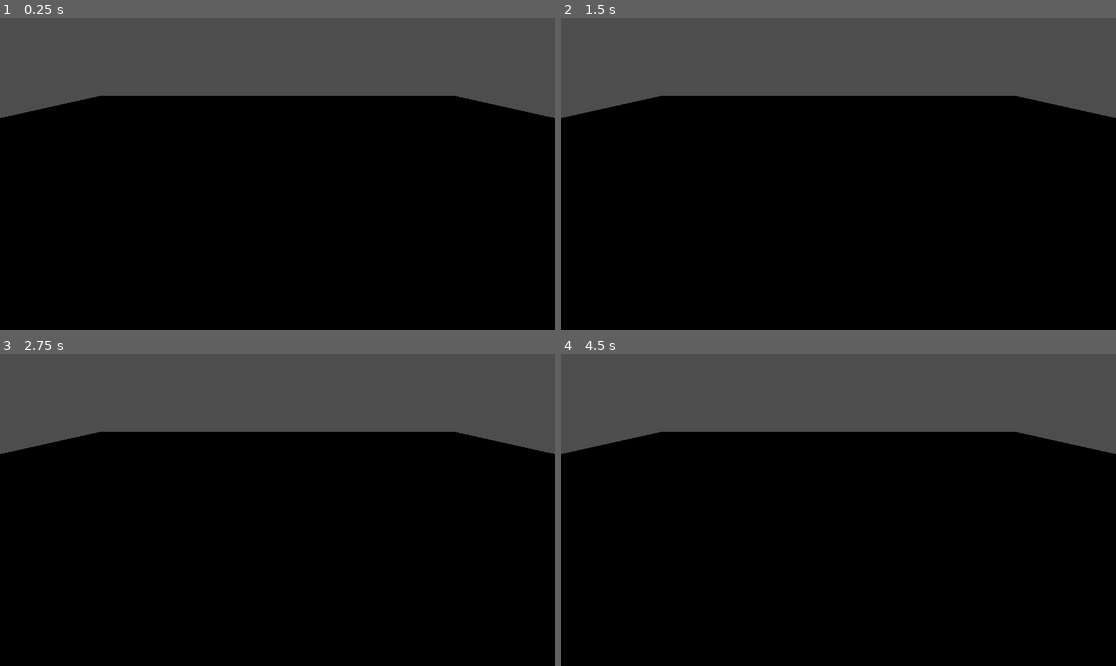
Above: before the commit, frames 1-4 (two rows, left to right).
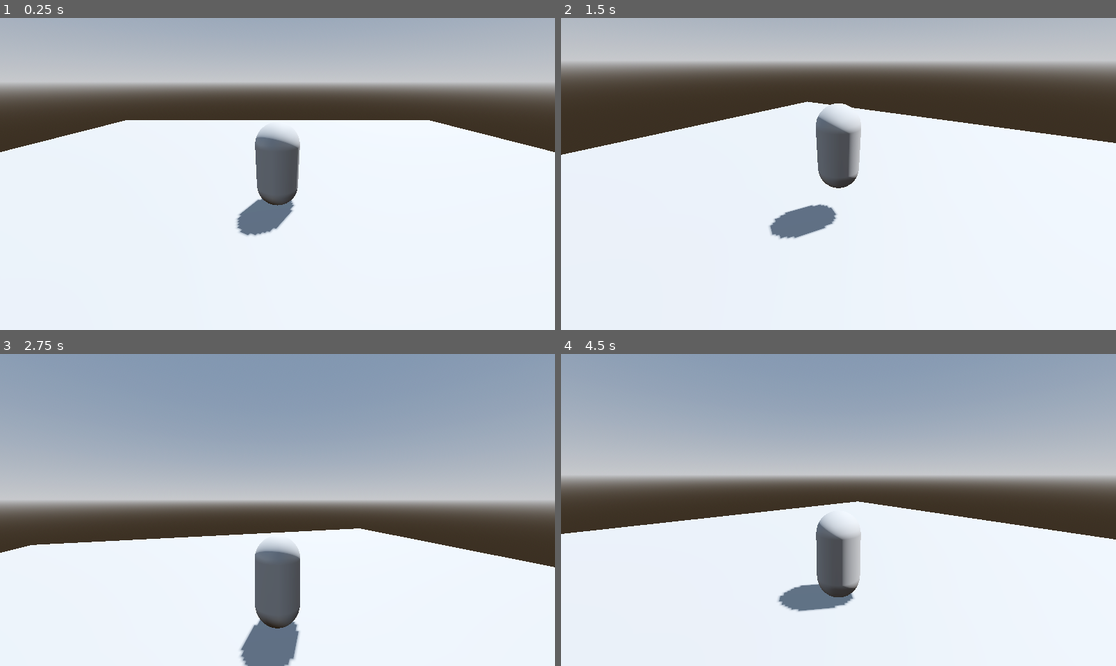
Above: after the commit, the same moments.

Repository: akulkarni3472/GodotPS1HorrorGame
Game: Godot game, scene res://Levels/level1/level1-1.tscn
The game is run twice, just before and just after one commit, with the same random seed, the same clock (stepped at 60 frames per second) and the same inputs.
Inputs (mouse positions are in pixels of both pictures, inside the frame that each line leads up to):
- Up to frame 1 (0.25 s): no input
- Up to frame 2 (1.5 s): tap Enter at 0.5 s; move the mouse to (960, 158) at 0.52 s; tap Space at 1.25 s; move the mouse to (727, 189) at 1.27 s
- Up to frame 3 (2.75 s): move the mouse to (333, 441) at 2.02 s
- Up to frame 4 (4.5 s): tap Enter at 2.75 s; move the mouse to (810, 572) at 2.77 s; tap Space at 3.5 s; move the mouse to (1005, 556) at 3.52 s; move the mouse to (672, 463) at 4.27 s

The runs differ from the first frame. In frame 1, 98% of the frame differs, in the area x 0-100%, y 0-100%; in frame 2, 97%; in frame 3, 100%; in frame 4, 100%.
Error before the commit: Parse Error: Unexpected "Identifier" in class body. (res://Player/player.tscn::GDScript_nbx6h:5)

Commit message:
Added camera

Diff:
--- a/Levels/level1/level1-1.tscn
+++ b/Levels/level1/level1-1.tscn
@@ -1,12 +1,32 @@
-[gd_scene load_steps=4 format=3 uid="uid://dbv6qmajr27el"]
+[gd_scene load_steps=7 format=3 uid="uid://dbv6qmajr27el"]
 
 [ext_resource type="PackedScene" uid="uid://pjwsorepbum0" path="res://Player/player.tscn" id="1_ncuuo"]
+
+[sub_resource type="ProceduralSkyMaterial" id="ProceduralSkyMaterial_uoy4x"]
+sky_horizon_color = Color(0.64625, 0.65575, 0.67075, 1)
+ground_horizon_color = Color(0.64625, 0.65575, 0.67075, 1)
+
+[sub_resource type="Sky" id="Sky_eksoc"]
+sky_material = SubResource("ProceduralSkyMaterial_uoy4x")
+
+[sub_resource type="Environment" id="Environment_4obpc"]
+background_mode = 2
+sky = SubResource("Sky_eksoc")
+tonemap_mode = 2
+glow_enabled = true
 
 [sub_resource type="BoxMesh" id="BoxMesh_o6cqs"]
 
 [sub_resource type="BoxShape3D" id="BoxShape3D_b7vjk"]
 
 [node name="Node3D" type="Node3D"]
+
+[node name="WorldEnvironment" type="WorldEnvironment" parent="."]
+environment = SubResource("Environment_4obpc")
+
+[node name="DirectionalLight3D" type="DirectionalLight3D" parent="."]
+transform = Transform3D(-0.866025, -0.433013, 0.25, 0, 0.5, 0.866025, -0.5, 0.75, -0.433013, 0, 0, 0)
+shadow_enabled = true
 
 [node name="MeshInstance3D" type="MeshInstance3D" parent="."]
 transform = Transform3D(24.1366, 0, 0, 0, 0.371231, 0, 0, 0, 24.1366, 0, 0, 0)
--- a/Player/player.tscn
+++ b/Player/player.tscn
@@ -4,9 +4,13 @@
 script/source = "extends CharacterBody3D
 
 
-const SPEED = 5.0
-const JUMP_VELOCITY = 4.5
-lerp_val = 20
+@export var speed = 5.0
+@export var jump_vel = 4.5
+@export var lerp_val = 20
+@export var mouse_sense = 0.15
+
+@onready var pivot = $Pivot
+@onready var camera_3d = $Camera3D
 
 # Get the gravity from the project settings to be synced with RigidBody nodes.
 var gravity = ProjectSettings.get_setting(\"physics/3d/default_gravity\")
@@ -20,25 +24,30 @@
 		velocity.y -= gravity * delta
 
 	# Handle Jump.
-	if Input.is_action_just_pressed(\"jumps\") and is_on_floor():
-		velocity.y = JUMP_VELOCITY
+	if Input.is_action_just_pressed(\"jump\") and is_on_floor():
+		velocity.y = jump_vel
 
 	# Get the input direction and handle the movement/deceleration.
 	# As good practice, you should replace UI actions with custom gameplay actions.
 	var input_dir = Input.get_vector(\"leftward\", \"rightward\", \"forward\", \"backward\")
 	var direction = (transform.basis * Vector3(input_dir.x, 0, input_dir.y)).normalized()
 	if direction:
-		velocity.x = direction.x * SPEED
-		velocity.z = direction.z * SPEED
+		velocity.x = direction.x * speed
+		velocity.z = direction.z * speed
 	else:
-		velocity.x = move_toward(velocity.x, 0, SPEED)
-		velocity.z = move_toward(velocity.z, 0, SPEED)
+		velocity.x = move_toward(velocity.x, 0, speed)
+		velocity.z = move_toward(velocity.z, 0, speed)
 
 	if direction != Vector3.ZERO:
 		direction = direction.normalized()
 		pivot.rotation.y = lerp_angle(pivot.rotation.y, atan2(-velocity.x, -velocity.z), delta * lerp_val)
 
 	move_and_slide()
+
+func _input(event):
+	if event is InputEventMouseMotion:
+		rotate_y(deg_to_rad(-event.relative.x * mouse_sense))
+		camera_3d.rotate_x(deg_to_rad(-event.relative.y * mouse_sense))
 "
 
 [sub_resource type="CapsuleMesh" id="CapsuleMesh_i8irb"]
@@ -58,10 +67,5 @@
 [node name="CollisionShape3D" type="CollisionShape3D" parent="."]
 shape = SubResource("CapsuleShape3D_xpt0j")
 
-[node name="SpringArm3D" type="SpringArm3D" parent="."]
-transform = Transform3D(1, 0, 0, 0, 0.866025, 0.5, 0, -0.5, 0.866025, 0, 0, 0)
-spring_length = 3.0
-margin = 0.2
-
-[node name="Camera3D" type="Camera3D" parent="SpringArm3D"]
-transform = Transform3D(1, 0, 0, 0, 1, 0, 0, 0, 1, 0, 0.0428798, 3.24514)
+[node name="Camera3D" type="Camera3D" parent="."]
+transform = Transform3D(1, 0, 0, 0, 0.910749, 0.412961, 0, -0.412961, 0.910749, 0, 1.78719, 4.41682)
